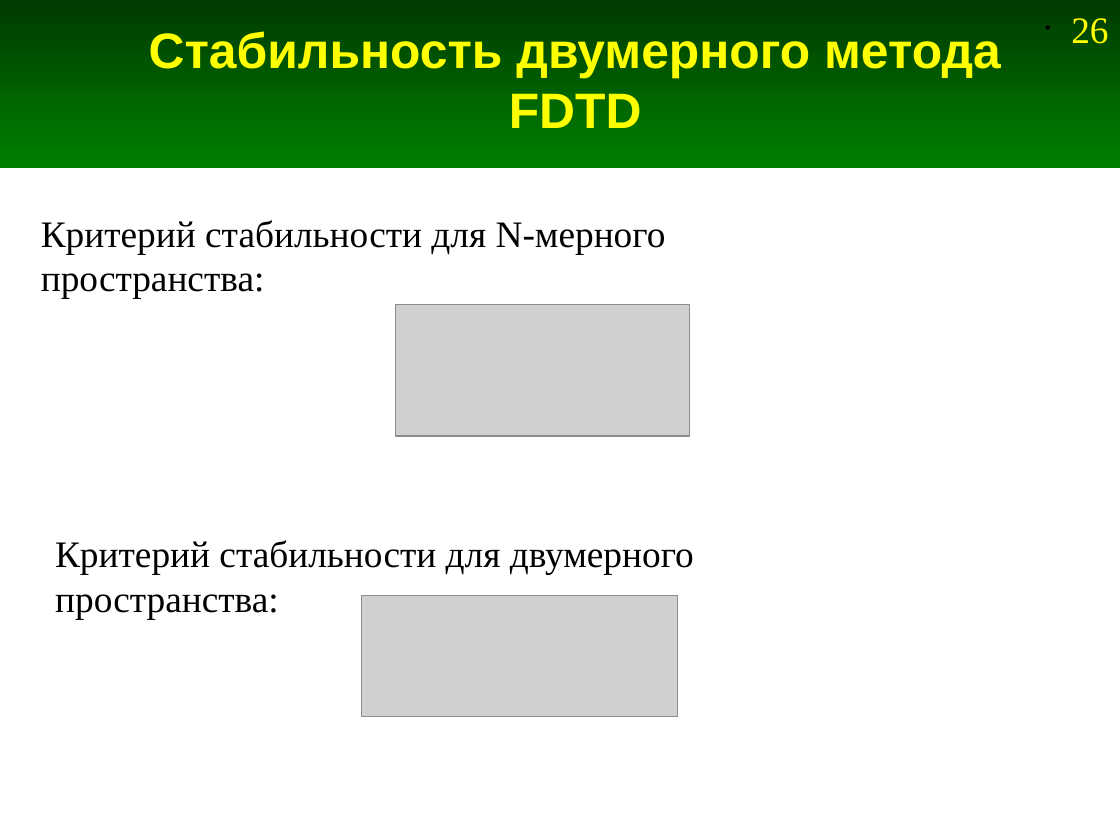
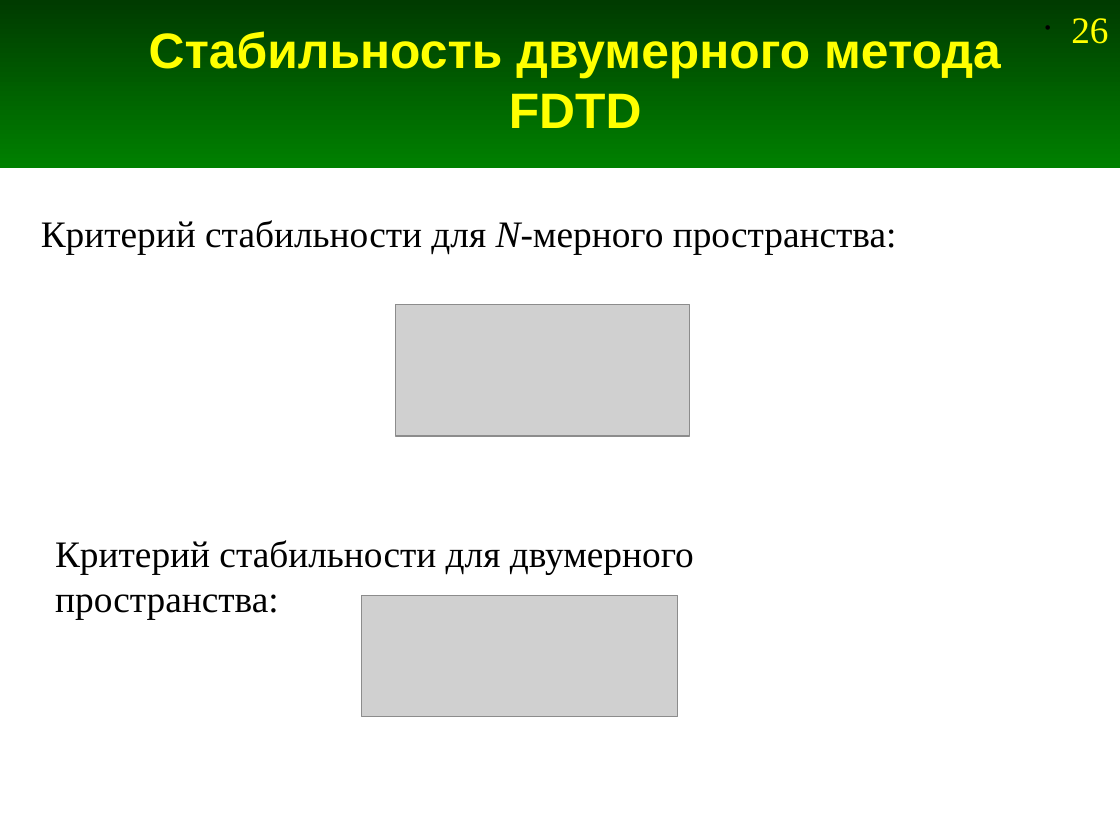
Before and after one commit to Jenyay/modelling, a slide deck: slide 26 of fdtd/presentations/13. FDTD-2D.odp. Drawn at 1120x840 pixels with LibreOffice and Linux fonts; fonts in the diff are those of the drawing; grey boxes stand for pictures. Boxes give left, top, right and bottom in pixels: in the first picture for what was removed or moved away, otherwise in the second. Text is boxed around its words. In the diff, an @@ line names an element or a change of style, - is before the commit and + after.

```diff
--- a/fdtd/presentations/13. FDTD-2D.odp
+++ b/fdtd/presentations/13. FDTD-2D.odp
@@ text "Критерий стабильности для N-мерного пространства:" at (x1=41, y1=220, x2=897, y2=254): italic on in "N-мерного" @@
```
Also in this commit, not shown: 3 other slides changed, 1 slide removed, 1 other file.
